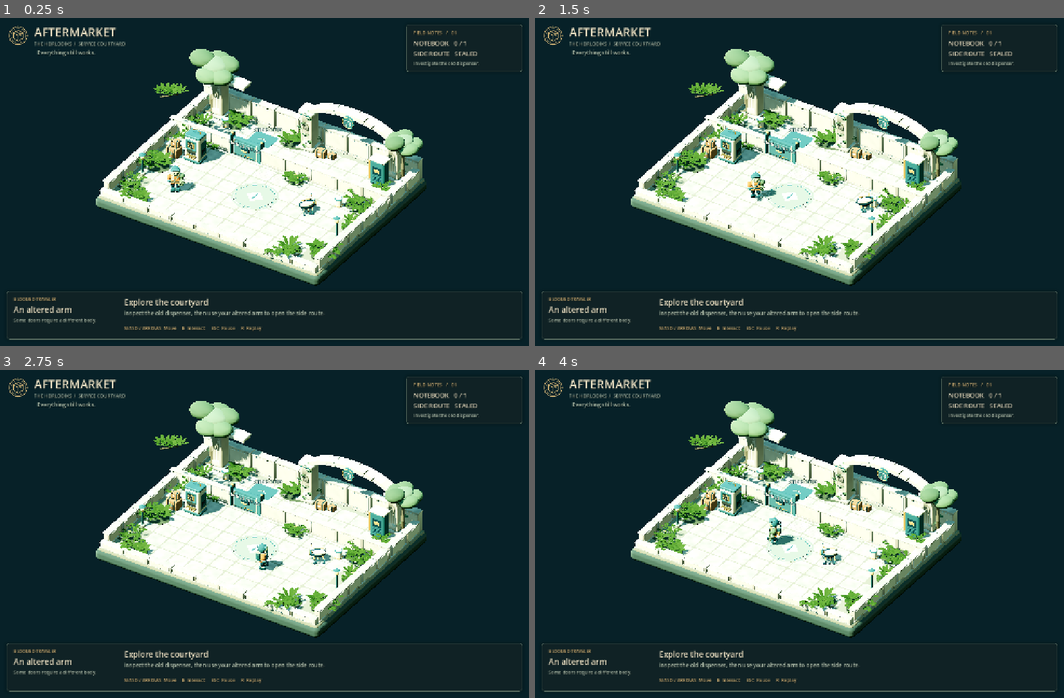
Above: before the commit, frames 1-4 (two rows, left to right).
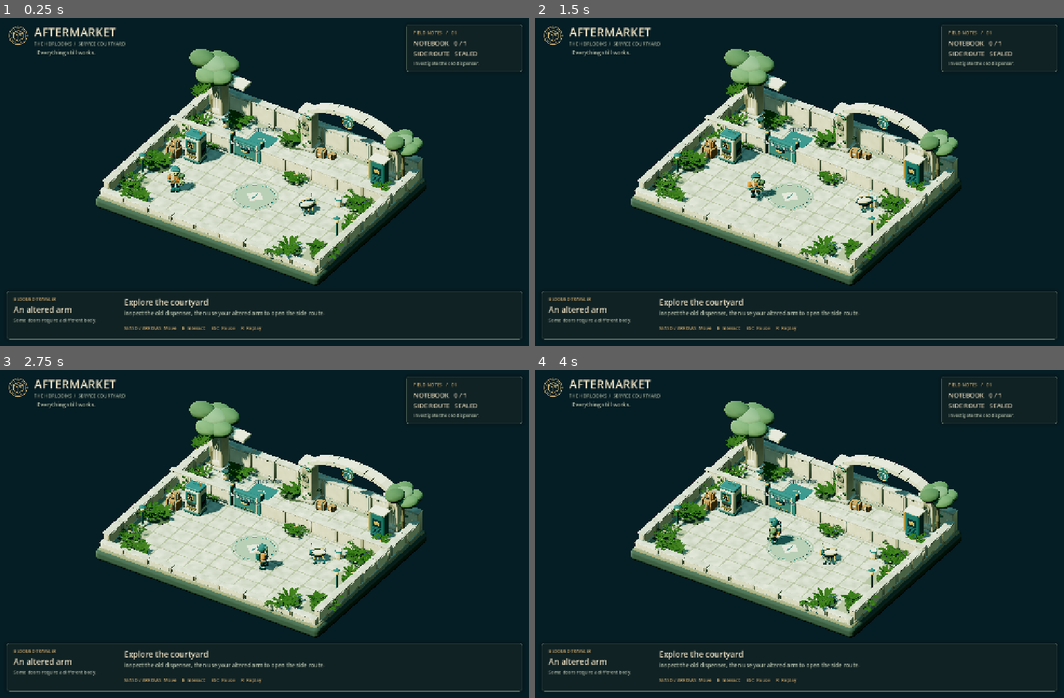
Above: after the commit, the same moments.

Repository: MyOS1969est/Game
Game: Godot game, scene res://main.tscn
Same seed, same stepped clock (60 frames per second), same inputs: the game is played once before the commit and once after it.
Inputs (mouse positions are in pixels of both pictures, inside the frame that each line leads up to):
- Up to frame 1 (0.25 s): no input
- Up to frame 2 (1.5 s): move the mouse to (915, 165) at 0.52 s; hold D (move_right) 0.53-1.28 s; hold E (interact) 0.53-1.28 s; click (915, 165) at 0.67 s; move the mouse to (693, 198) at 1.27 s; hold S (move_back) from 1.28 s (still down); tap E (interact) at 1.35 s
- Up to frame 3 (2.75 s): move the mouse to (317, 458) at 2.02 s; release S (move_back) at 2.03 s; hold D (move_right) from 2.03 s (still down); hold E (interact) from 2.03 s (still down)
- Up to frame 4 (4 s): move the mouse to (773, 599) at 2.77 s; release D (move_right) at 2.78 s; release E (interact) at 2.78 s; hold W (move_forward) 2.78-3.53 s; tap E (interact) at 2.85 s; click (773, 599) at 2.92 s; move the mouse to (963, 583) at 3.52 s; hold A (move_left) from 3.53 s (still down); hold E (interact) from 3.53 s (still down)

The runs differ from the first frame. In frame 1, 23% of the frame differs, in the area x 18-81%, y 9-82%; in frame 2, 23%; in frame 3, 23%; in frame 4, 23%.

Commit message:
Retain ceramic highlights and correct corner canopy and review framing

Diff:
--- a/art/corner/materials.gd
+++ b/art/corner/materials.gd
@@ -31,8 +31,8 @@
 		library[kind] = leaf
 		return leaf
 	var values := {
-		"Ceramic": ["#d0c6a9", "#a59b7d", 0.36, 0.0, 2.0, 0.003, 0.10, 0.35, 0.16],
-		"Stone": ["#b8b39c", "#777b60", 0.87, 0.0, 2.6, 0.018, 0.34, 0.50, 0.0],
+		"Ceramic": ["#d0c6a9", "#a59b7d", 0.36, 0.0, 2.0, 0.0015, 0.10, 0.35, 0.16],
+		"Stone": ["#b8b39c", "#777b60", 0.87, 0.0, 2.6, 0.006, 0.34, 0.50, 0.0],
 		"Enamel": ["#396c69", "#839388", 0.34, 0.12, 4.8, 0.0015, 0.13, 0.60, 0.24],
 		"Brass": ["#ad894c", "#55756a", 0.38, 0.76, 7.0, 0.0007, 0.10, 0.45, 0.0],
 		"Rubber": ["#29332f", "#485447", 0.92, 0.0, 6.0, 0.006, 0.18, 0.15, 0.0],
--- a/art/courtyard_art.gd
+++ b/art/courtyard_art.gd
@@ -201,10 +201,10 @@
 	Kit.box(self, Vector3(-8.09, 0.13, -1.11), Vector3(0.73, 0.26, 1.13), Kit.STONE, 0.085).material_override = Materials.get_material("Stone")
 	Models.place(self, "fern_02", Vector3(-8.09, 0.26, -1.11), Vector3.ONE * 0.78)
 	# A small upper-left branch produces real dappled shadows at the dispenser.
-	var branch := Kit.node(self, "ServiceCanopy", Vector3(-8.9, 3.85, -0.8))
-	Kit.rod(branch, Vector3.ZERO, Vector3(1.45, 0.40, -0.70), 0.085, Color("#61563e"), 0.035).material_override = Materials.get_material("Bark")
+	var branch := Kit.node(self, "ServiceCanopy", Vector3(-7.36, 2.75, -5.80))
+	Kit.rod(branch, Vector3.ZERO, Vector3(0.35, 0.80, 3.30), 0.12, Color("#61563e"), 0.045).material_override = Materials.get_material("Bark")
 	for i in 6:
-		var at := Vector3(float(i) * 0.27, 0.20 + float(i) * 0.045, -0.1 - float(i % 3) * 0.26)
+		var at := Vector3(0.14 + float(i) * 0.04, 0.32 + float(i) * 0.09, 1.30 + float(i) * 0.37)
 		Models.place(branch, "broadleaf_01", at, Vector3.ONE * 0.85, float(i) * 2.399)
 
 	# Fine scattered leaves and roots suggest growth without coating every tile.
--- a/main.tscn
+++ b/main.tscn
@@ -28,13 +28,14 @@
 sky = SubResource("Sky_courtyard")
 ambient_light_source = 3
 ambient_light_color = Color(0.72, 0.84, 0.87, 1)
-ambient_light_energy = 0.58
+ambient_light_energy = 0.36
 reflected_light_source = 2
 tonemap_mode = 3
-tonemap_exposure = 1.0
+tonemap_exposure = 0.95
+tonemap_white = 4.0
 ssao_enabled = true
 ssao_radius = 0.7
-ssao_intensity = 1.2
+ssao_intensity = 0.7
 [sub_resource type="BoxShape3D" id="Shape_route"]
 size = Vector3(2, 2, 1.8)
 
@@ -52,8 +53,8 @@
 shape = SubResource("Shape_floor")
 [node name="Sun" type="DirectionalLight3D" parent="."]
 rotation_degrees = Vector3(-52, -32, 0)
-light_color = Color(1, 0.94, 0.82, 1)
-light_energy = 1.15
+light_color = Color(1, 0.91, 0.76, 1)
+light_energy = 0.78
 shadow_enabled = true
 directional_shadow_max_distance = 60.0
 [node name="WorldEnvironment" type="WorldEnvironment" parent="."]
--- a/tests/render_test.gd
+++ b/tests/render_test.gd
@@ -57,7 +57,7 @@
 		var subject := Vector3(-6.35, 1.10, -0.75)
 		camera.position = subject + Vector3(3.5, 3.0, 6.0)
 		camera.look_at(subject)
-		player.position = Vector3(-4.85, 0.1, 0.85)
+		player.position = Vector3(-4.25, 0.1, -0.05)
 		player.velocity = Vector3.ZERO
 		await frames(8)
 		if not await capture(output.get_basename() + "-corner.png"):
